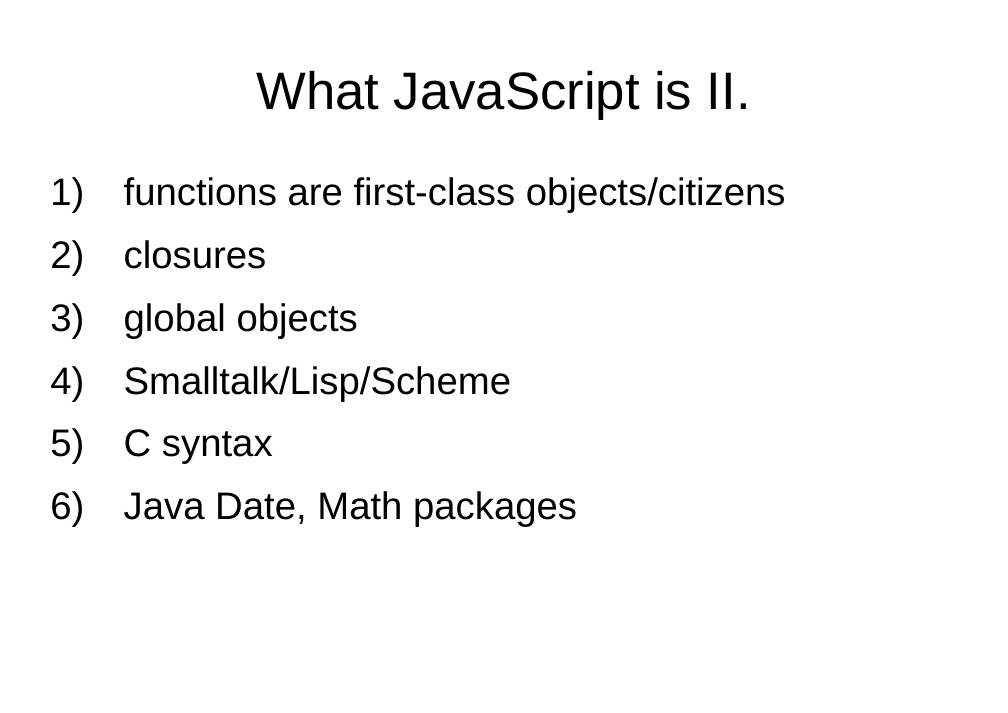
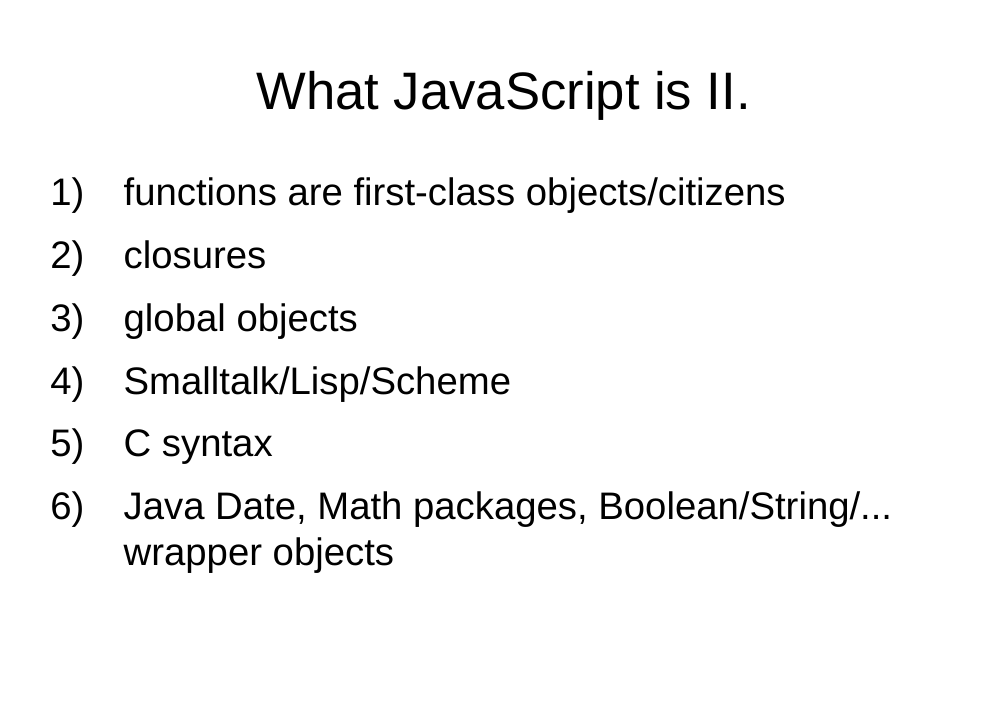
Before and after one commit to peterborkuti/other, a slide deck: slide 13 of JavaScriptBasics/jsbasics-slide.odp. Drawn at 1008x713 pixels with LibreOffice and Linux fonts; fonts in the diff are those of the drawing. Boxes give left, top, right and bottom in pixels: in the first picture for what was removed or moved away, otherwise in the second. Text is boxed around its words. In the diff, an @@ line names an element or a change of style, - is before the commit and + after.

```diff
--- a/JavaScriptBasics/jsbasics-slide.odp
+++ b/JavaScriptBasics/jsbasics-slide.odp
@@ text at <box>124,491,892,573</box>: text changed @@
-6) Java Date, Math packages
+6) Java Date, Math packages, Boolean/String/... wrapper objects
```
Also in this commit, not shown: 2 other slides changed, 10 slides added, 1 other file.
